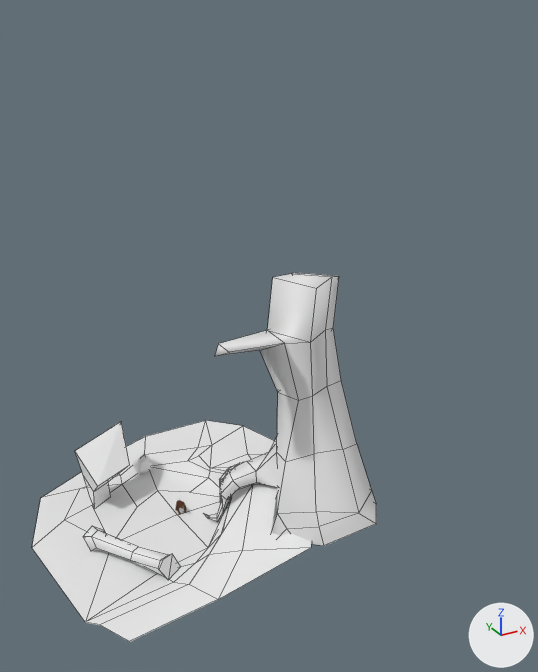
Before and after pictures for a commit that changed the Blender file world/Clearing.blend.
Before and after are seen from a 50 mm lens placed at (-22.0, -58.5, 46.2), pointed at (7.5, -4.8, 19.4). The axes (+X, +Y, +Z) are drawn at lower right. The lights are the same throughout. The picture after the commit comes second. Mesh edges are drawn as thin lines on the coarser meshes.

Before the edit, the objects in view are built like this:
```python
me_cube = bpy.data.meshes.new('Cube')
me_cube.from_pydata(...)  # 51 vertices, 52 faces; spans x -14.3..13.1, y -13.7..16.9, z -2.4..4.9
me_cube.polygons.foreach_set('use_smooth', [True] * 52)
me_cube.materials.append(mat_material)  # white #e7e7e7
# before: 17 (-1.9, -8.3, 0.3) at pixel (195, 562)
me_cube_002 = bpy.data.meshes.new('Cube.002')
me_cube_002.from_pydata(...)  # 16 vertices, 12 faces; spans x -1.92..4.13, y -3.14..4.18, z -0.35..7.06
me_cube_003 = bpy.data.meshes.new('Cube.003')
me_cube_003.from_pydata(...)  # 102 vertices, 106 faces; spans x -6.4..8.2, y -10.7..4.6, z -4.1..21.1
me_cube_003.polygons.foreach_set('use_smooth', [True] * 106)
me_cylinder = bpy.data.meshes.new('Cylinder')
me_cylinder.from_pydata(...)  # 25 vertices, 24 faces; spans x -2.31..2.87, y -6.01..3.3, z -0.08..1.86
me_cylinder.polygons.foreach_set('use_smooth', [True] * 24)
ob_bigtree = bpy.data.objects.new('BigTree', me_cube_003)
ob_bigtree.location = (6.8, -4.3, 4.2)
ob_greybox = bpy.data.objects.new('Greybox', me_cube_002)
ob_greybox.location = (-6.1, 6.8, -0.6)
ob_ground = bpy.data.objects.new('Ground', me_cube)
ob_ground.location = (0.0, 0.0, 0.0)
ob_log = bpy.data.objects.new('Log', me_cylinder)
ob_log.location = (-7.3, -3.1, -0.3)
ob_log.rotation_euler = (-0.0143, 0.0323, 0.239)  # degrees (-0.8, 1.9, 14)
```
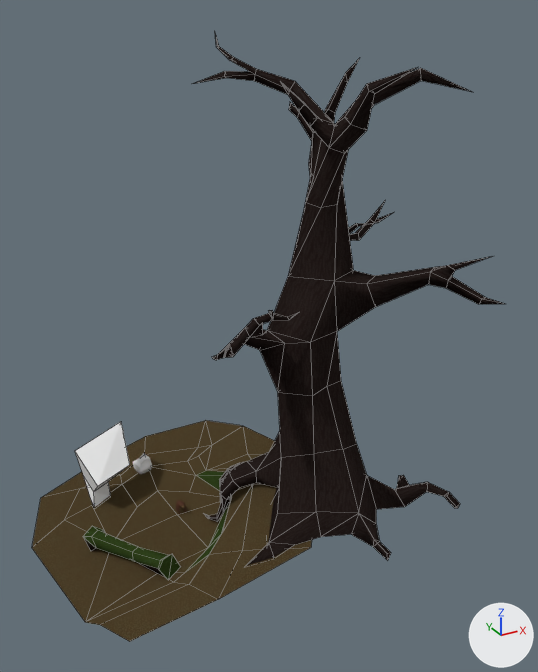
What differs and where, as boxes [x1, y1, x2, y2] in the pictures (538 x 672 px; the box of a moved part takes in the faces that stretch with it):
'BigTree', reshaped (80% wider, 94% taller)
    before: [203, 272, 376, 546]
    after: [193, 33, 505, 566]
part 1 of me_cube, moved or reshaped
    both: [150, 426, 251, 498]
part 2 of me_cube, moved or reshaped
    both: [169, 536, 220, 585]
part 3 of me_cube, recoloured (white to brown)
    both: [32, 420, 312, 642]
part 4 of me_cube, recoloured (white to green)
    before: [196, 501, 230, 563]
    after: [186, 501, 230, 572]
part 5 of me_cube_003, built on
    before: [214, 272, 376, 546]
    after: [193, 33, 505, 566]
part 6 of me_cube_003, recoloured (white to black)
    before: [203, 331, 358, 527]
    after: [203, 331, 358, 537]
part 7 of me_cylinder, cut back
    before: [83, 537, 160, 568]
    after: [83, 535, 160, 568]
part 8 of me_cylinder, recoloured (white to green)
    both: [83, 526, 180, 580]
part 9 of me_cylinder, recoloured
    both: [92, 549, 165, 577]

Edits to the bpy script that builds the scene:
```text
Add img_bark:
    img_bark = load_image('bark', 'bark.png', 64, 64, 'sRGB')
Add img_ground_lichen:
    img_ground_lichen = load_image('ground_lichen', 'ground_lichen.png', 64, 64, 'sRGB')
Add img_ground_mulch:
    img_ground_mulch = load_image('ground_mulch', 'ground_mulch.png', 128, 128, 'sRGB')
Add mat_bark:
    mat_bark = bpy.data.materials.new('Bark')
    # colours: black #221917, black #2c2523
    # uses the picture img_bark
Add mat_ground_lichen:
    mat_ground_lichen = bpy.data.materials.new('Ground_lichen')
    # colours: dark green #2b3814, dark green #36512d
    # uses the picture img_ground_lichen
Add mat_ground_mulch:
    mat_ground_mulch = bpy.data.materials.new('Ground_mulch')
    # colours: brown #493823, brown #514a33
    # uses the picture img_ground_mulch
Change me_cube:
    used by ob_ground; location = (0.0, 0.0, 0.0)
    verts and faces of me_cube; kept vertices keep their numbers, new ones are numbered from 51
    remove me_cube.from_pydata(...)  # 51 vertices, 52 faces; spans x -14.3..13.1, y -13.7..16.9, z -2.4..4.9
    add me_cube.from_pydata(...)  # 50 vertices, 52 faces; spans x -14.3..13.1, y -13.7..16.9, z -2.4..4.9
    me_cube part 1
    2 vertices are removed from x 4.8, y 3.3..3.7, z 0.1..1.1
    6 faces are deleted
    1 vertex moves from x 4.8, y 3.1, z 1.6 to x 4.5, y 3.6, z 1.1
    1 vertex is added at (3.8, 4.9, 0.0)
    2 new faces join them, mat_ground_lichen
    4 new faces join them, mat_ground_mulch
    me_cube part 2
    add verts[17] = (-3.3, -8.9, 0.2)  # moved, pixel (184, 572)
    me_cube part 3: 39 faces spanning x -14.3..13.1, y -13.7..16.9, z -2.4..4.9 switch from mat_material (white #e7e7e7) to mat_ground_mulch
    me_cube part 4: 7 faces spanning x -3.3..5.5, y -8.9..-0.7, z 0.0..3.5 switch from mat_material (white #e7e7e7) to mat_ground_lichen
Change me_cube_003:
    used by ob_bigtree; location = (6.8, -4.3, 4.2)
    remove me_cube_003.from_pydata(...)  # 102 vertices, 106 faces; spans x -6.4..8.2, y -10.7..4.6, z -4.1..21.1
    add me_cube_003.from_pydata(...)  # 278 vertices, 320 faces; spans x -8.1..17.8, y -17.8..8.1, z -4.1..40.4
    me_cube_003 part 5
    19 vertices are removed from x -6.4..8.2, y -10.0..-1.0, z -2.8..21.1
    36 faces are deleted
    2 vertices move from x 1.2..6.5, y -8.8..-2.7, z -0.3..20.5 to x 1.3..5.9, y -9.1..0.7, z -1.3..21.8
    196 vertices are added at x -8.1..17.8, y -17.8..8.1, z -2.8..40.4
    243 new faces join them, smooth
    7 new faces join them
    me_cube_003 part 6: 68 faces spanning x -5.2..7.9, y -10.2..4.6, z -4.1..20.9 switch from no material to mat_bark
    other edits to the shape of me_cube_003 do not show in these pictures
Change me_cylinder:
    used by ob_log; location = (-7.3, -3.1, -0.3); rotation_euler = (-0.0143, 0.0323, 0.239), in degrees (-0.8, 1.9, 14)
    remove me_cylinder.from_pydata(...)  # 25 vertices, 24 faces; spans x -2.31..2.87, y -6.01..3.3, z -0.08..1.86
    add me_cylinder.from_pydata(...)  # 26 vertices, 29 faces; spans x -2.31..2.87, y -6.01..3.3, z -0.08..1.86
    me_cylinder part 7
    6 faces are deleted
    1 vertex moves from x -0.12, y -1.85, z 0.47 to x 0.18, y -1.76, z 0.21
    1 vertex is added at (-0.89, 2.77, 0.91)
    6 new faces join them, mat_bark
    5 new faces join them, mat_ground_lichen
    me_cylinder part 8: 12 faces spanning x -2.31..2.87, y -6.01..3.3, z 0.03..1.86 switch from no material to mat_ground_lichen
    me_cylinder part 9: 6 faces spanning x -1.86..2.63, y -5.52..3.12, z -0.08..1.11 switch from no material to mat_bark
```
